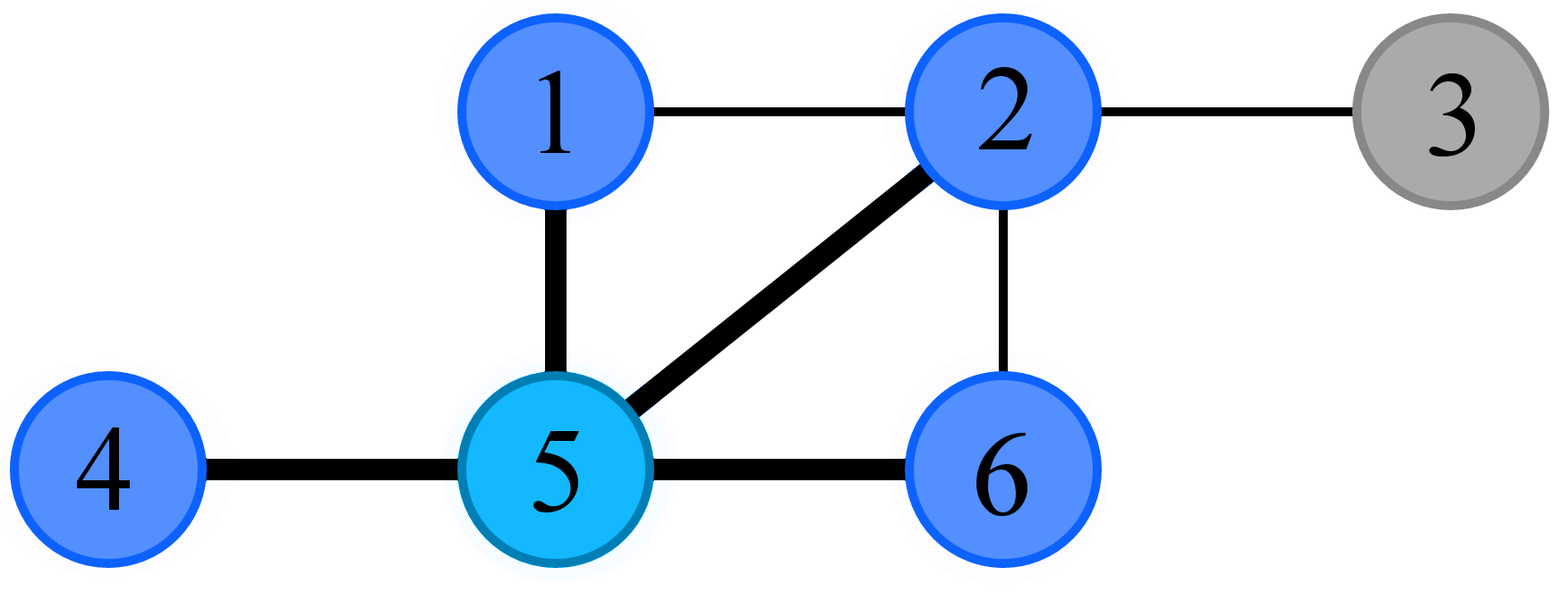
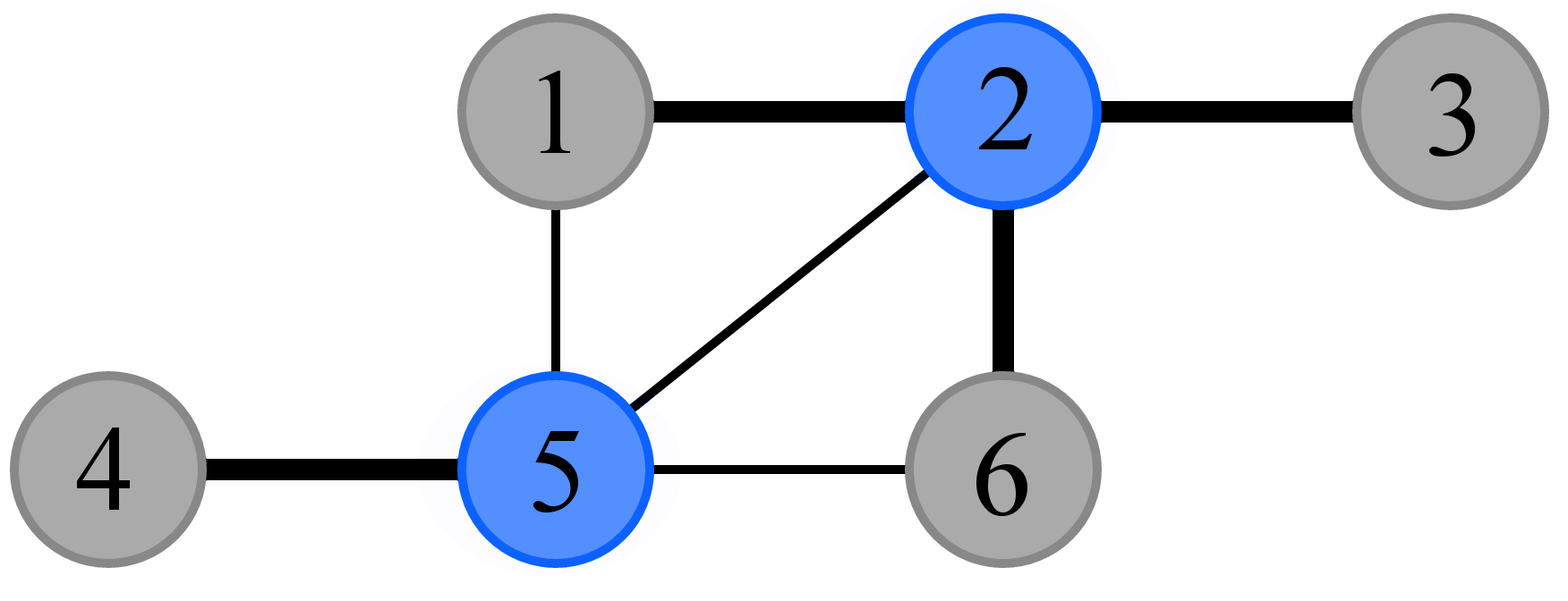
Layer changes from the first 1568px x 601px image to the second:
added layer "Pasted Layer #5" above "Pasted Layer #4" over (9, 13, 1354, 580)
added layer "Pasted Layer #4" above "Pasted Layer #3" over (9, 13, 1354, 580)
